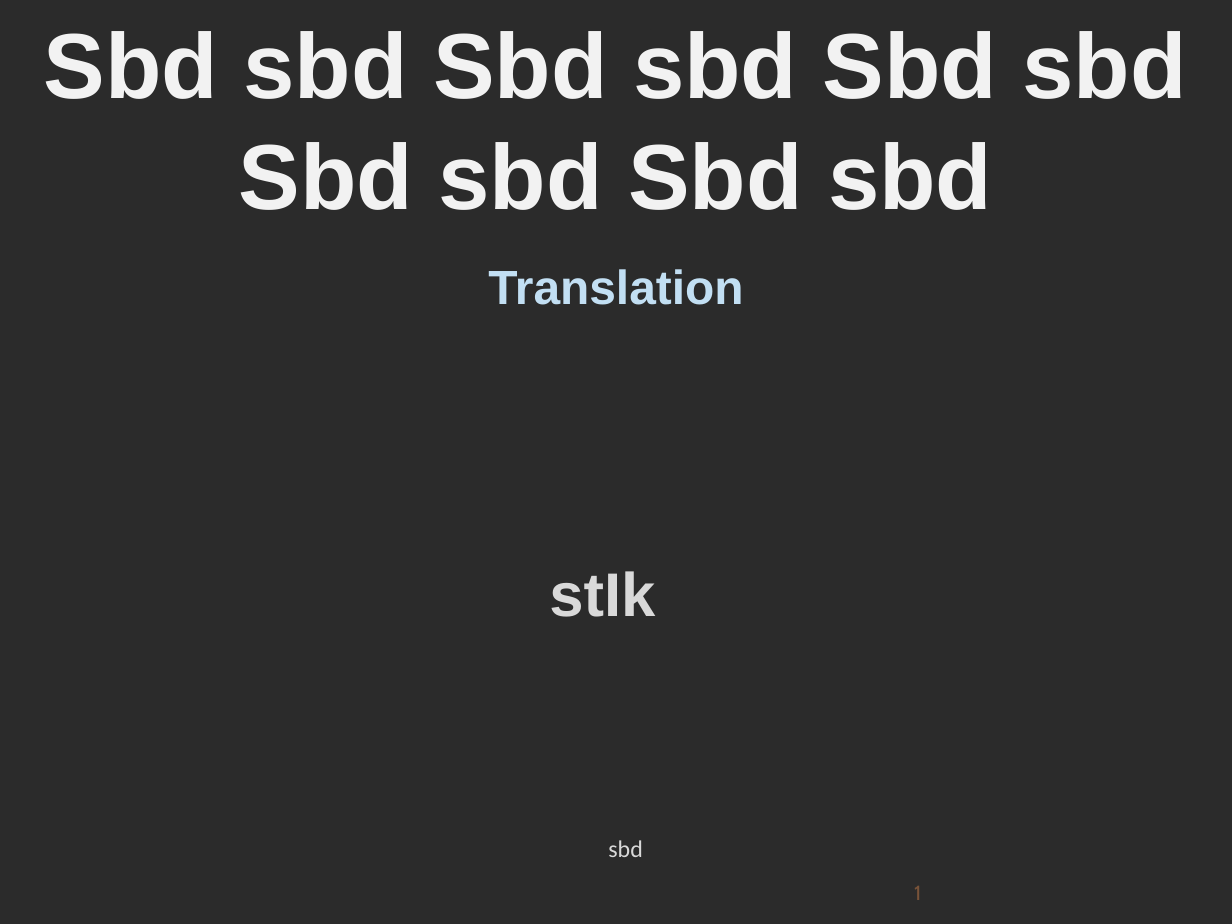
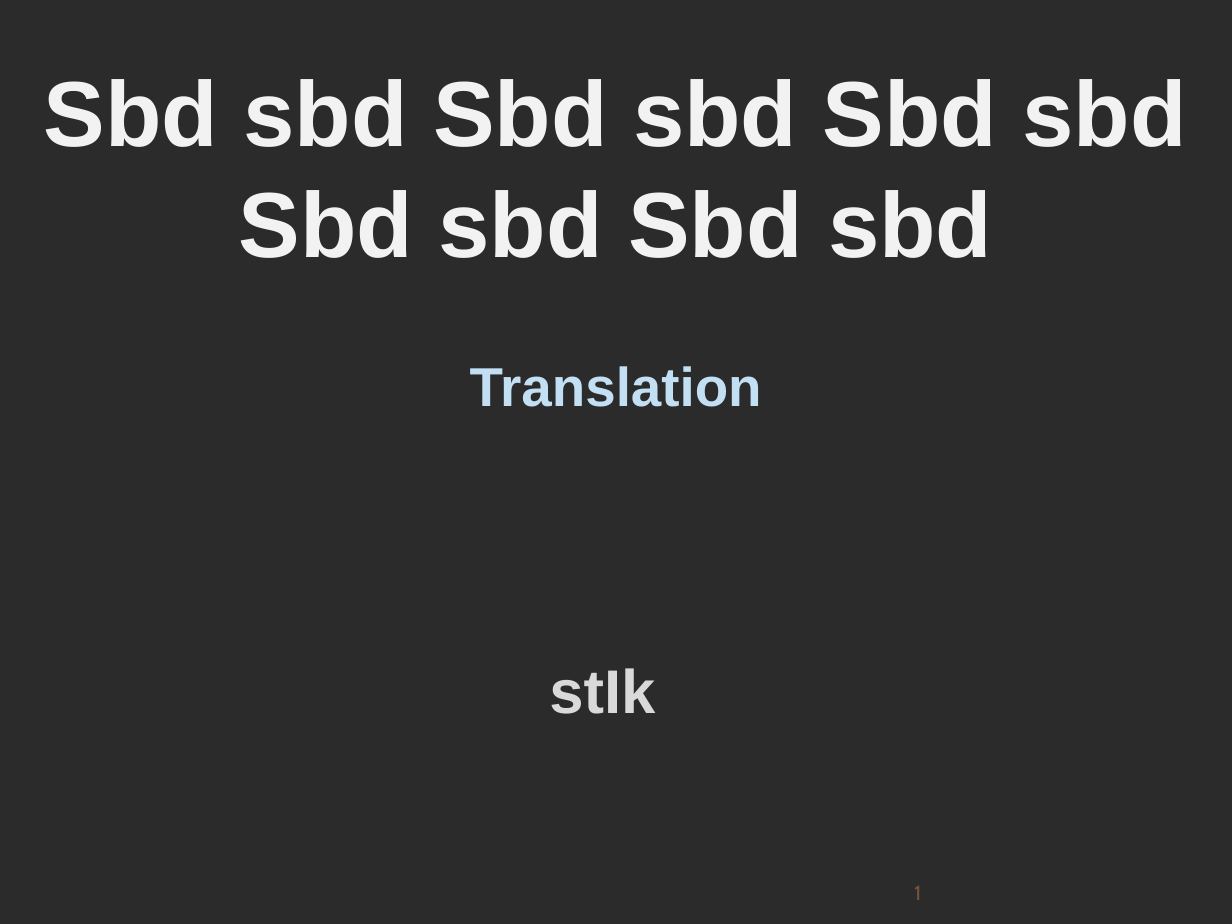
Before and after one commit to jagatsingh/sikhism, a slide deck: slide 1 of software/sikhi2max/themes/dark_blue_khanda.ppt. Drawn at 1232x924 pixels with LibreOffice and Linux fonts; fonts in the diff are those of the drawing; background and template pictures are left out; a plain dark background stands for a picture behind light text. Boxes give left, top, right and bottom in pixels: in the first picture for what was removed or moved away, otherwise in the second. Text is boxed around its words. In the diff, an @@ line names an element or a change of style, - is before the commit and + after.

```diff
--- a/software/sikhi2max/themes/dark_blue_khanda.ppt
+++ b/software/sikhi2max/themes/dark_blue_khanda.ppt
@@ text "Sbd sbd Sbd sbd Sbd ...": place and size @@
-text "Sbd sbd Sbd sbd Sbd ..." at box(44, 31, 1187, 210)
+text "Sbd sbd Sbd sbd Sbd ..." at box(44, 79, 1187, 258)
@@ text "Translation": place and size @@
-text "Translation" at box(488, 269, 743, 305)
+text "Translation" at box(470, 366, 762, 407)
@@ text "Translation" at box(470, 366, 762, 407): size 28 to 32 pt @@
@@ text "stIk": place and size @@
-text "stIk" at box(549, 571, 655, 617)
+text "stIk" at box(549, 668, 655, 714)
@@ text removed at box(608, 840, 643, 857) @@
-sbd
```
Also in this commit, not shown: 11 other files.
